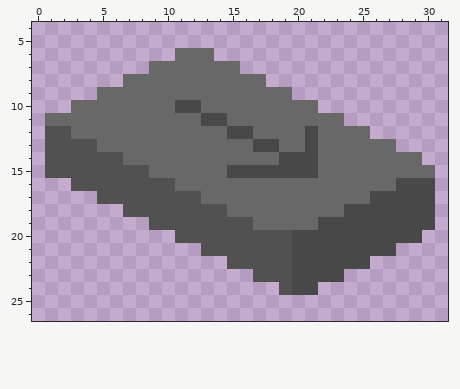
Two states of a pixel-art sprite, assets/Implies_Tile.png. That is the earlier state.
The file is 32x32 pixels. Shown: x 0..31, y 4..26.
After:
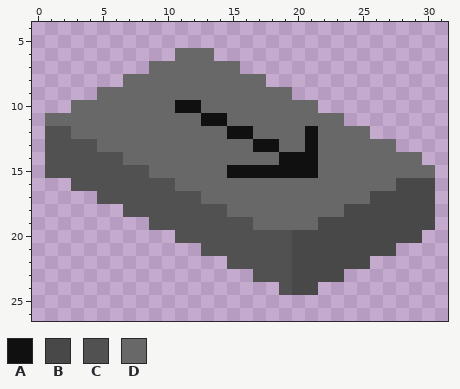
Palette (. is transparent): A #101010  B #484848  C #515151  D #686868
Change:
y 10: x 11..12 BB -> AA
y 11: x 13..14 BB -> AA
y 12: x 15..16 BB -> AA; x 21 B -> A
y 13: x 17..18 BB -> AA; x 21 B -> A
y 14: x 19..21 BBB -> AAA
y 15: x 15..21 BBBBBBB -> AAAAAAA
Boxes around the changes in both pictures, in picture pixels (x1, y1, x2, y2):
changed: (175, 100, 318, 178)
